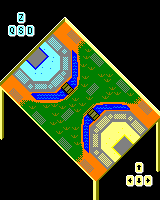
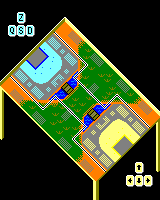
Before/after of a 160x200 layered artwork. What changed in the layer stack:
painted on "Terrain" over [9, 30, 150, 172]
